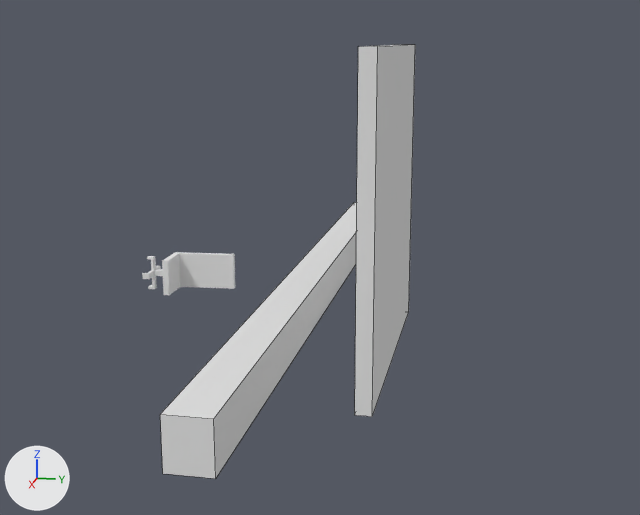
Renders of the Blender file ressources/42_run_world.blend from each side of a commit.
Before and after are seen from a 50 mm camera at (44.4, 9.3, 13.4) aimed at (0.6, 0.5, 2.5). Every picture has the same lights, and +X, +Y and +Z are marked at lower left. Mesh edges are drawn as thin lines on the coarser meshes.

Names of what the first picture shows: 'BasicWall', 'Chair_1', 'LongStep'.
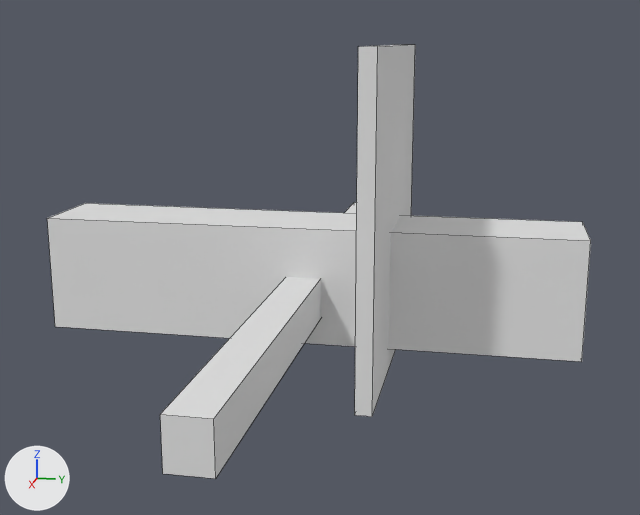
What differs and where, as boxes [x1, y1, x2, y2] in the pictures (640 x 515 px):
'LongStep.001', added: after [47, 203, 591, 362]
'Chair_1', unchanged, covered by the edit: before [142, 252, 235, 295]

The change, as a list of edits to the scene's bpy script:
```text
Add me_cube_010:
    me_cube_010.from_pydata(...)  # a box spanning x -2.2..2.2, y -13.8..13.8, z -3.0..3.0
Add ob_longstep_001:
    ob_longstep_001 = bpy.data.objects.new('LongStep.001', me_cube_010)
    ob_longstep_001.location = (0.0, 0.0, 1.34)
```
